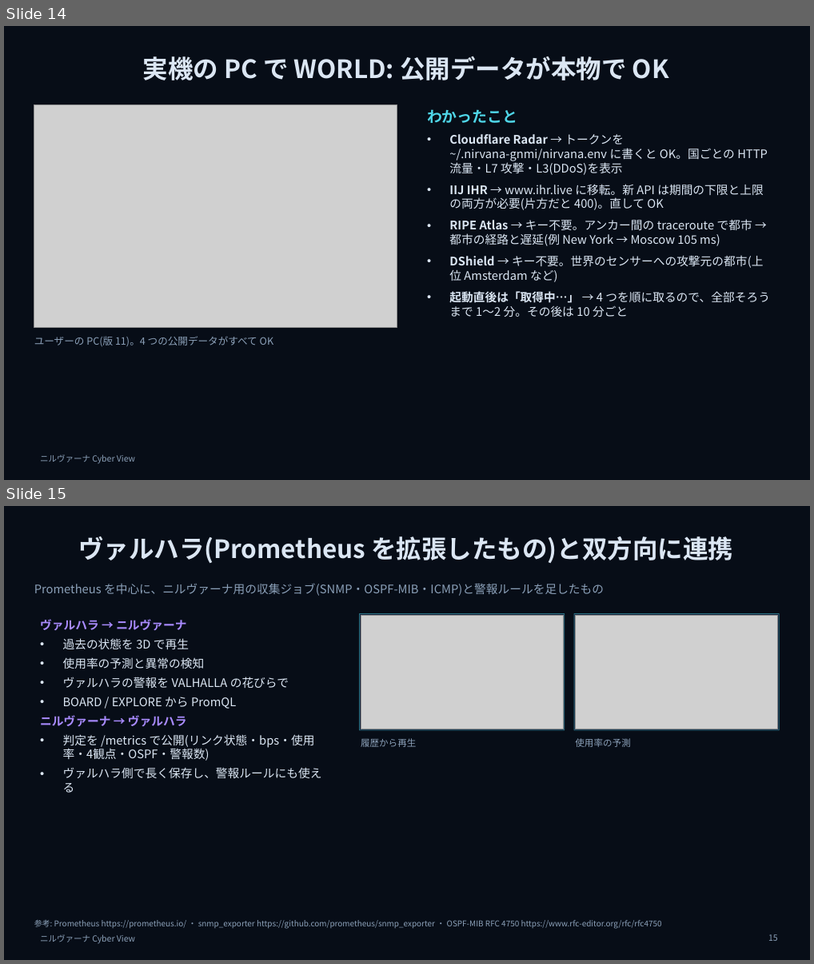
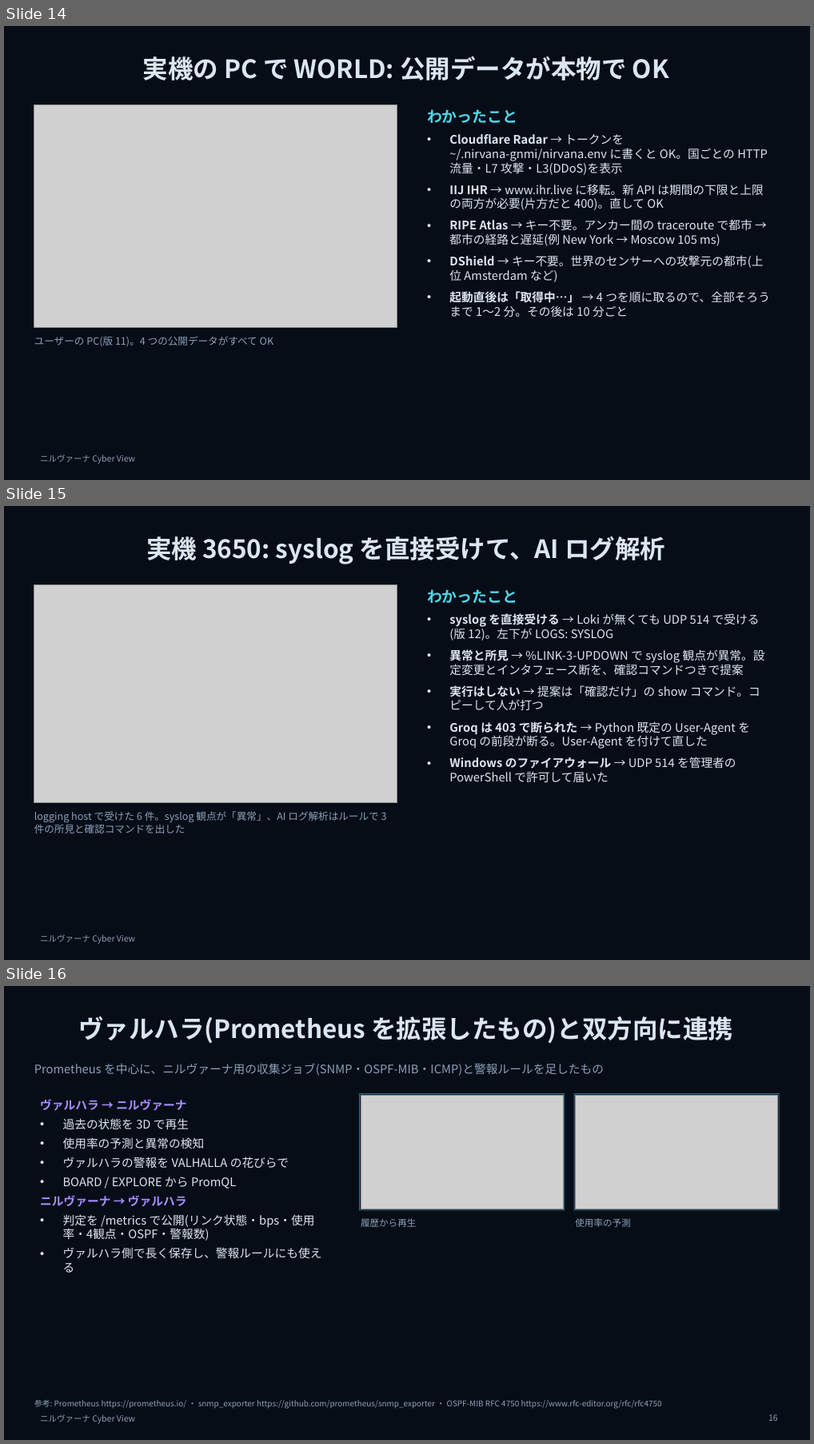
Before and after one commit to w-index-m/nirvana-lab, a slide deck: docs/nirvana-introduction-v2.pptx. Shown one above the other, each under a label of ours: slides 14 and 15 before the commit, slides 14, 15 and 16 after it. The pictures are 814x964 and 814x1444 pixels, drawn with LibreOffice and Linux fonts; fonts in the diff are those of the drawing; grey boxes stand for pictures; background and template pictures are left out. Boxes give left, top, right and bottom in pixels: in the first picture for what was removed or moved away, otherwise in the second. Text is boxed around its words. In the diff, an @@ line names an element or a change of style, - is before the commit and + after.

```diff
--- a/docs/nirvana-introduction-v2.pptx
+++ b/docs/nirvana-introduction-v2.pptx
@@ slide 15 added at (4,506,810,960), background picture (left out); not listed: 1 template element that a slide beside it also shows @@
@@ title added at (146,536,666,564), 30 pt, text #DBE6F3, bold @@
+実機 3650: syslog を直接受けて、AI ログ解析
@@ picture added at (34,584,398,803) @@
@@ text added at (427,589,766,782), 14 pt, text #DBE6F3 @@
+わかったこと
+• syslog を直接受ける → Loki が無くても UDP 514 で受ける(版 12)。左下が LOGS: SYSLOG
+• 異常と所見 → %LINK-3-UPDOWN で syslog 観点が異常。設定変更とインタフェース断を、確認コマンドつきで提案
+• 実行はしない → 提案は「確認だけ」の show コマンド。コピーして人が打つ
+• Groq は 403 で断られた → Python 既定の User-Agent を Groq の前段が断る。User-Agent を付けて直した
+• Windows のファイアウォール → UDP 514 を管理者の PowerShell で許可して届いた
@@ text added at (34,811,387,833), 12 pt, text #8BA0B8 @@
+logging host で受けた 6 件。syslog 観点が「異常」、AI ログ解析はルールで 3 件の所見と確認コマンドを出した
@@ what was slide 15 is now slide 16 @@
```
Also in this commit, not shown: 2 other files.
